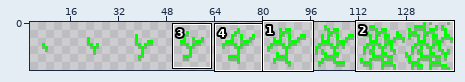
File history of a sprite sheet, src/assets/spritesheets/destroy.png. The picture above shows the old version from afar; the outline marks the close-up.
Close-up. The starting point:
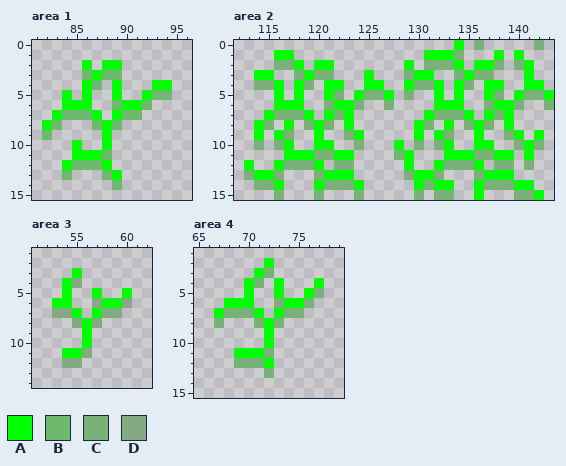
The file is 144x16 pixels. Pixels under 10% opacity are left out. Colours within 5 levels of each other are drawn and written as one. Shown: area 1: x 81..96, y 0..15; area 2: x 112..143, y 0..15; area 3: x 51..62, y 1..14; area 4: x 65..79, y 1..15. The wide view leaves out empty margins. The commit also changed other parts of the picture, which this record leaves out.
Palette (. is transparent): A #00ff00  B #6db96d  C #79b179  D #84aa84
Pixels before, area 1, first column x 82:
 2 ....A.AA.....
 3 ....BABB.....
 4 ....AB.A...AA
 5 ..A.A..A..ABB
 6 ..AAA..BAAB..
 7 .ABBBA.ABB...
 8 AB...BAB.....
 9 B.....A......
10 ...A..A......
11 ...AAAB......
12 ..ABBBA......
13 ..B...BA.....
14 .......B.....
Pixels before, area 2, first column x 113:
 0 .....................A.C.....C.
 1 ...AA.............AAAC...A.A...
 2 ...CCA.AA.......A.CCCA.AAC.CA..
 3 .AA..CACC...A...CAA..CACC...A..
 4 .CCA.AC.AA..AA..ACCA.AC.AA..AA.
 5 ...A.A..AC.ACCA.C..A.A..AC.ACCA
 6 ...AAA..CAAC..C....AAA..CAAC..C
 7 ..ACCCA.ACA.......ACCCA.ACA....
 8 .AC.A.CAC.A......AC.A.CAC.A....
 9 .A.AC..A..CA.....A.AC..A..CA.A.
10 .C.CA..AA..C...A.C.CA..AA..CAC.
11 ....AAACCAA....CA...AAACCAA.A..
12 A..ACCCA.CC.....A..ACCCA.CC.C..
13 CAAC...CAAA.....CAAC...CAAA....
14 .CCA...ACCCA.....ACAA..ACCCAA..
15 ...C...C...C.....C.CC..A...CCA.
Pixels before, area 3, first column x 53:
 3 ..A.....
 4 .AD.....
 5 .A..A..A
 6 AA..DAAD
 7 DDA.ADD.
 8 ..DAD...
 9 ...A....
10 ...A....
11 .AAD....
12 .DD.....
Pixels before, area 4, first column x 67:
 2 .....A.....
 3 ....AC.....
 4 ...AC.A...A
 5 ...A..A..AC
 6 .AAA..CAAC.
 7 ACCCA.ACC..
 8 C...CAC....
 9 .....A.....
10 .....A.....
11 ..AAAC.....
12 ..CCCA.....
13 .....C.....
After:
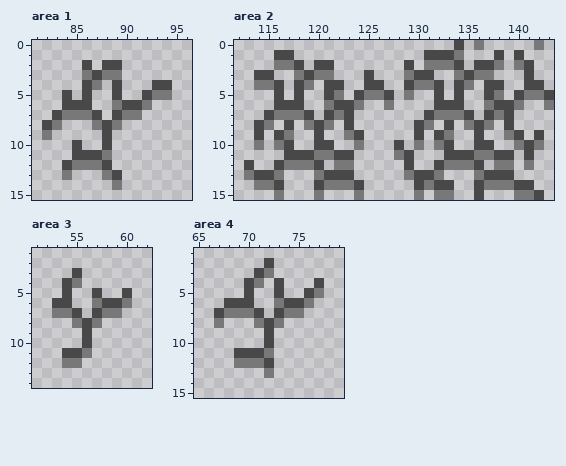
The exact change:
colour A: #00ff00 -> #484848
colour C: #79b179 -> #787878
Changed rows in their new state; - is a pixel that keeps its letter.
Area 1:
first column x 82:
 3 ----C-CC-----
 4 -----C-------
 5 -----------CC
 6 -------C--C--
 7 --CCC---CC---
 8 -C---C-C-----
 9 C------------
11 ------C------
12 ---CCC-------
13 --C---C------
14 -------C-----
Area 3:
first column x 53:
 4 --C-----
 6 ----C--C
 7 CC---CC-
 8 --C-C---
11 ---C----
12 -CC-----
